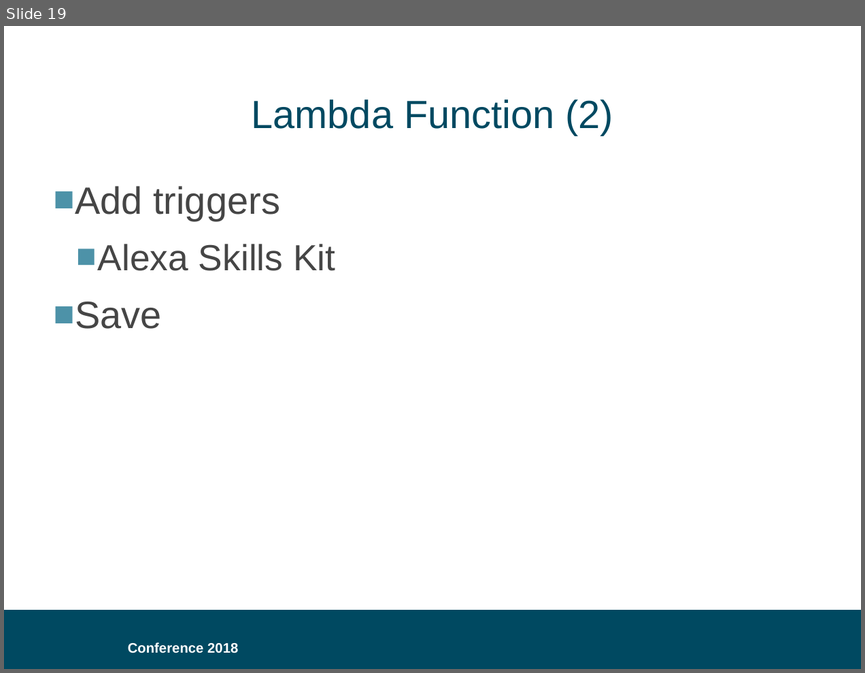
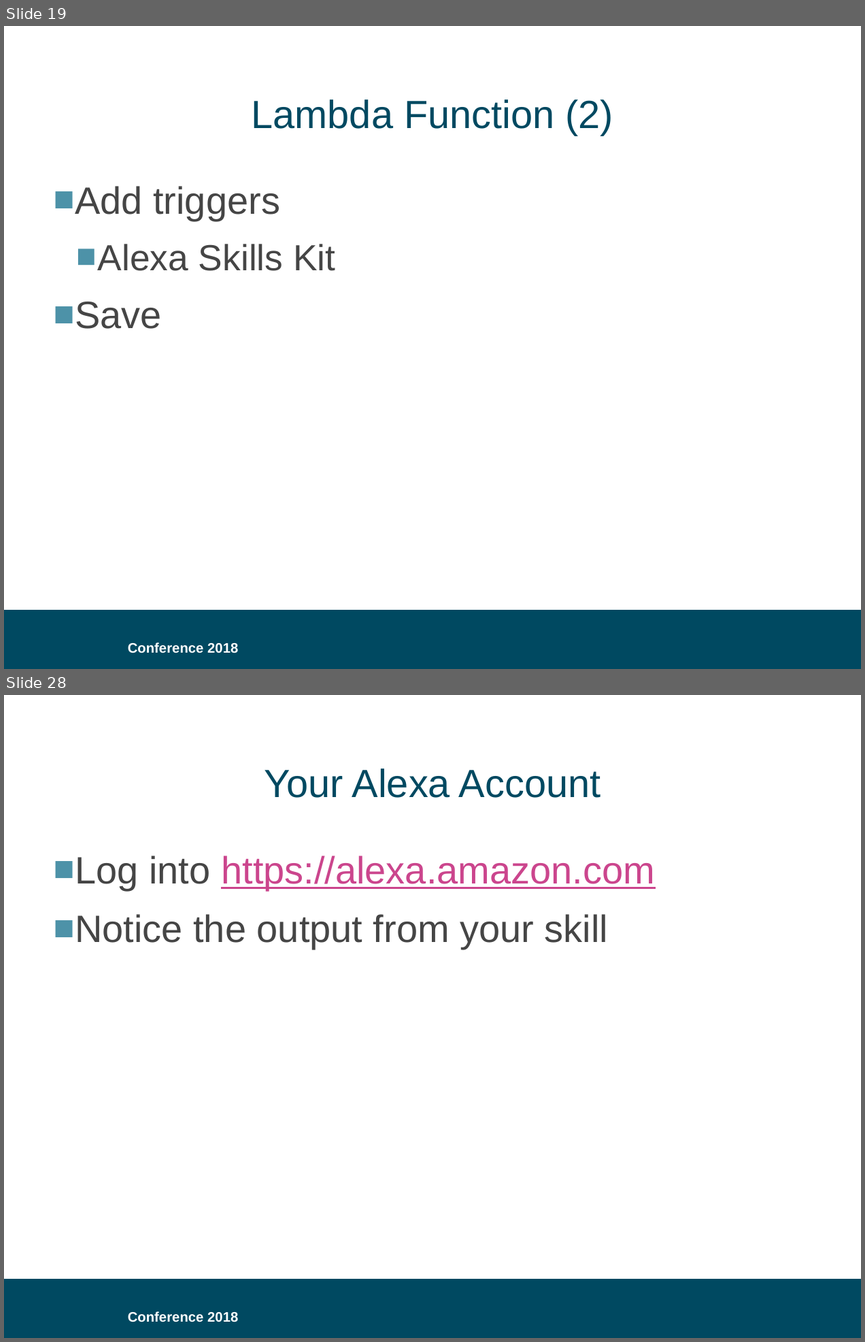
Before and after one commit to bklug/introductory-alexa-workshop, a slide deck: build-an-alexa-skill-for.pptx. Shown one above the other, each under a label of ours: slide 19 before the commit, slides 19 and 28 after it; the slides between them are not shown. The pictures are 865x673 and 865x1342 pixels, drawn with LibreOffice and Linux fonts; fonts in the diff are those of the drawing; background and template pictures are left out. Boxes give left, top, right and bottom in pixels: in the first picture for what was removed or moved away, otherwise in the second. Text is boxed around its words. In the diff, an @@ line names an element or a change of style, - is before the commit and + after.

```diff
--- a/build-an-alexa-skill-for.pptx
+++ b/build-an-alexa-skill-for.pptx
@@ slide 28 added at [4, 695, 861, 1338], background #FFFFFF; not listed: 2 template elements that a slide beside it also shows @@
@@ title added at [264, 768, 601, 798], 33 pt, text #004961 @@
+Your Alexa Account
@@ text added at [75, 855, 655, 949], 32 pt, text #454545 @@
+■ Log into https://alexa.amazon.com
+■ Notice the output from your skill
```
Also in this commit, not shown: 7 other slides added.
